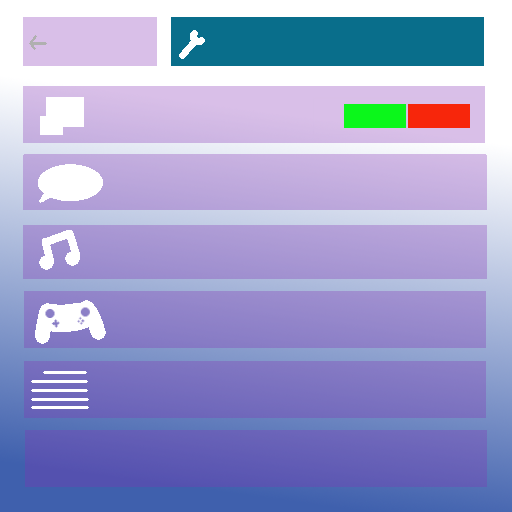
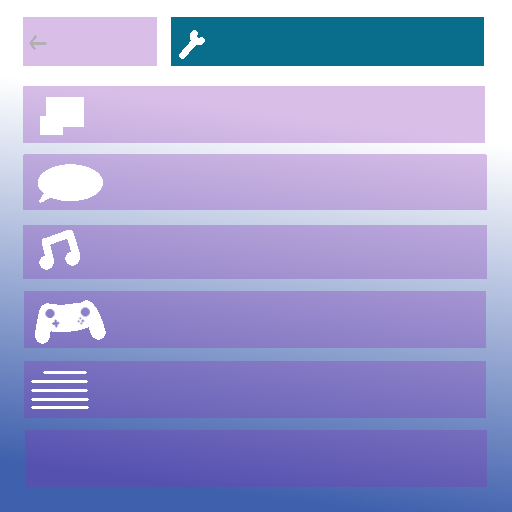
Layers edited between the first and the second 512px x 512px image:
painted on "Calque #1" over left=344, top=104, right=470, bottom=128
